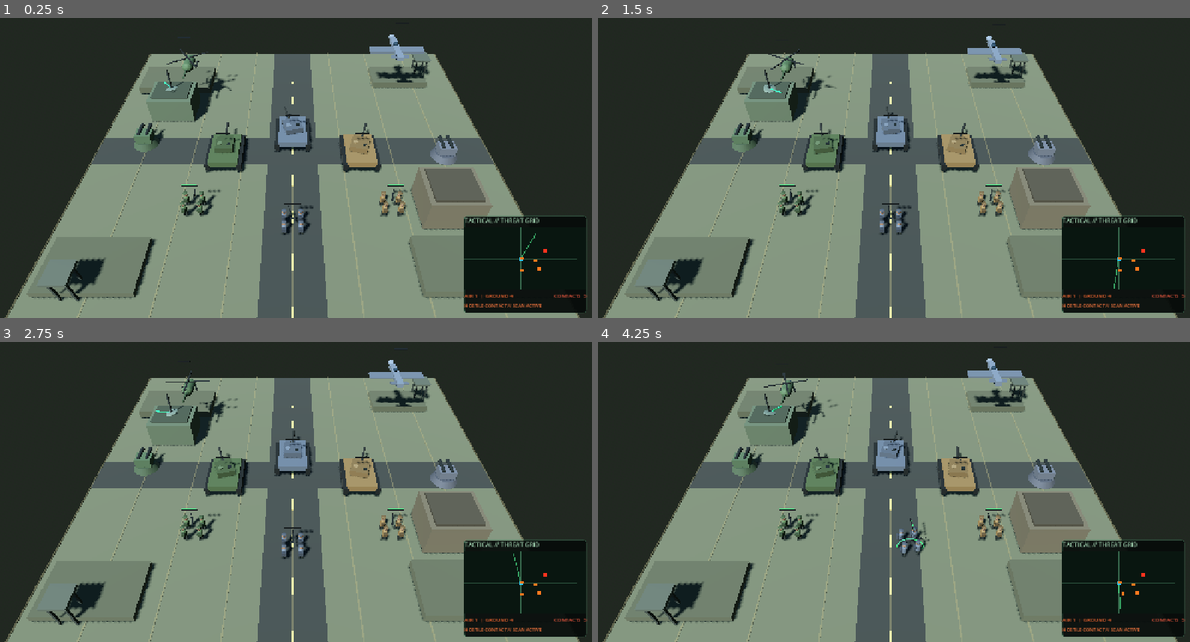
Above: before the commit, frames 1-4 (two rows, left to right).
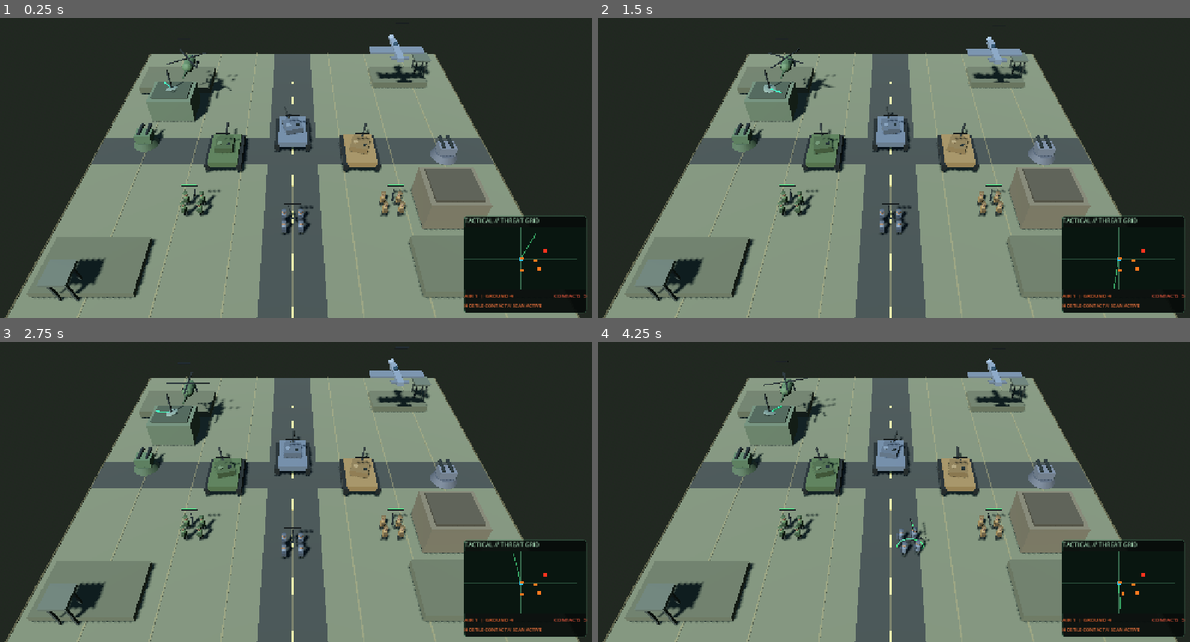
Above: after the commit, the same moments.

Repository: Jamalalbaroty/storm-generals-mobil
Game: Godot game, scene res://prototype_3d/battlefield_3d.tscn
Two runs of this game, one before a commit and one after it. Both use one fixed random seed, a clock stepped at 60 frames per second and the inputs below. This scene is started directly instead of the project's main scene.
Inputs (mouse positions are in pixels of both pictures, inside the frame that each line leads up to):
- Up to frame 1 (0.25 s): no input
- Up to frame 2 (1.5 s): move the mouse to (1024, 132) at 0.52 s; click (1024, 132) at 0.67 s; drag from (769, 165) to (858, 216) at 1.27 s
- Up to frame 3 (2.75 s): move the mouse to (349, 399) at 2.02 s; click (349, 399) at 2.17 s
- Up to frame 4 (4.25 s): drag from (858, 540) to (710, 423) at 2.77 s; move the mouse to (1071, 525) at 3.52 s; click (1071, 525) at 3.67 s

The runs differ from the first frame. In frame 1, 0.1% of the frame differs, in the area x 28-73%, y 5-26%; in frame 2, 0.3%; in frame 3, 0.4%, in the area x 27-73%, y 5-27%; in frame 4, 0.4%.

Commit message:
feat: animate tank road wheels and cannon recoil

Diff:
--- a/prototype_3d/battlefield_3d.gd
+++ b/prototype_3d/battlefield_3d.gd
@@ -48,6 +48,9 @@
 var engine_audio_player: AudioStreamPlayer3D
 var previous_ground_positions: Dictionary = {}
 var ground_dust_timers: Dictionary = {}
+var tank_wheels: Dictionary = {}
+var tank_barrels: Dictionary = {}
+var wheel_last_positions: Dictionary = {}
 
 func _ready() -> void:
 	combat_fire_audio = _make_combat_audio(false)
@@ -78,6 +81,7 @@
 	_update_radar_hud(delta)
 	_update_engine_audio()
 	_update_ground_vehicle_effects(delta)
+	_update_tank_wheel_rotation()
 
 func _make_combat_audio(is_impact: bool) -> AudioStreamWAV:
 	var sample_rate := 22050
@@ -1101,6 +1105,7 @@
 	barrel.position = Vector3(0.0, 0.04, -2.05)
 	barrel.material_override = _make_armour_material(Color(0.16, 0.17, 0.15))
 	turret_pivot.add_child(barrel)
+	tank_barrels[tank] = barrel
 
 	# Low-profile commander's hatch and sight block add readable tank silhouettes.
 	var hatch := MeshInstance3D.new()
@@ -1122,6 +1127,7 @@
 	turret_pivot.add_child(sight)
 
 	# Six road wheels per side, partially visible beneath the tracks.
+	var wheel_nodes: Array[MeshInstance3D] = []
 	for side in [-1.0, 1.0]:
 		for wheel_index in range(6):
 			var wheel := MeshInstance3D.new()
@@ -1134,6 +1140,9 @@
 			wheel.position = Vector3(side * 1.78, 0.48, -1.65 + wheel_index * 0.66)
 			wheel.material_override = _make_armour_material(Color(0.19, 0.20, 0.18))
 			tank.add_child(wheel)
+			wheel_nodes.append(wheel)
+	tank_wheels[tank] = wheel_nodes
+	wheel_last_positions[tank] = tank.global_position
 
 
 func _build_order_indicators() -> void:
@@ -1383,10 +1392,40 @@
 	tween.tween_property(flash, "scale", Vector3.ONE * 0.05, 0.07)
 	tween.tween_callback(flash.queue_free)
 
+func _update_tank_wheel_rotation() -> void:
+	for tank_variant in tank_wheels.keys():
+		var tank := tank_variant as Node3D
+		if not is_instance_valid(tank):
+			tank_wheels.erase(tank_variant)
+			wheel_last_positions.erase(tank_variant)
+			tank_barrels.erase(tank_variant)
+			continue
+		var previous: Vector3 = wheel_last_positions.get(tank_variant, tank.global_position)
+		var distance := tank.global_position.distance_to(previous)
+		wheel_last_positions[tank_variant] = tank.global_position
+		if distance <= 0.0001:
+			continue
+		var wheels: Array = tank_wheels[tank_variant]
+		var rotation_step := distance / 0.34
+		for wheel_variant in wheels:
+			var wheel := wheel_variant as MeshInstance3D
+			if is_instance_valid(wheel):
+				wheel.rotate_object_local(Vector3.RIGHT, rotation_step)
+
+func _animate_tank_recoil(tank: Node3D) -> void:
+	var barrel := tank_barrels.get(tank) as MeshInstance3D
+	if not is_instance_valid(barrel):
+		return
+	var tween := create_tween()
+	tween.tween_property(barrel, "position:z", -1.72, 0.055)
+	tween.tween_property(barrel, "position:z", -2.05, 0.14)
+
 func _fire_showcase_projectile(pivot: Node3D, target: Node3D) -> void:
 	var unit_type := str(selected_tank.get_meta("unit_type", "tank"))
 	var is_infantry := unit_type == "infantry"
 	var is_aircraft := unit_type == "helicopter" or unit_type == "fighter"
+	if unit_type == "tank":
+		_animate_tank_recoil(selected_tank)
 	var projectile := MeshInstance3D.new()
 	var projectile_mesh := SphereMesh.new()
 	projectile_mesh.radius = 0.055 if is_infantry else (0.09 if is_aircraft else 0.13)
